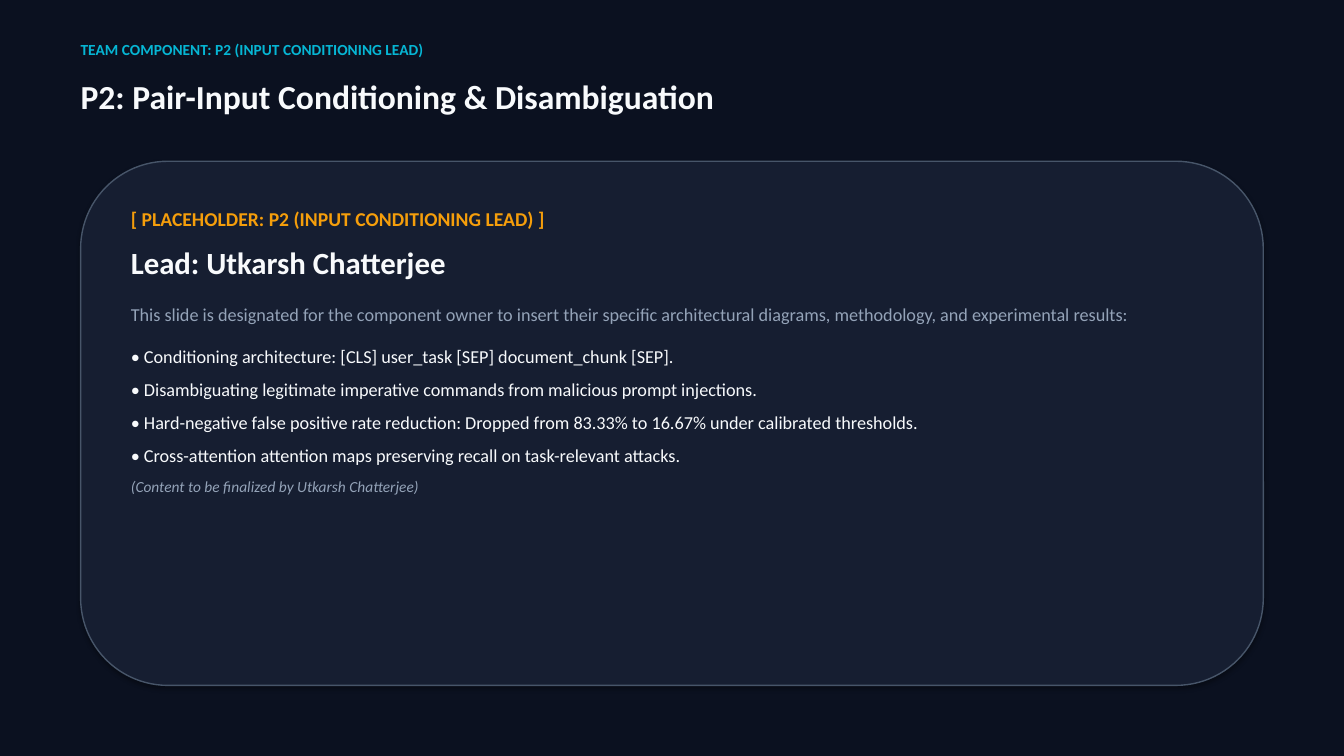
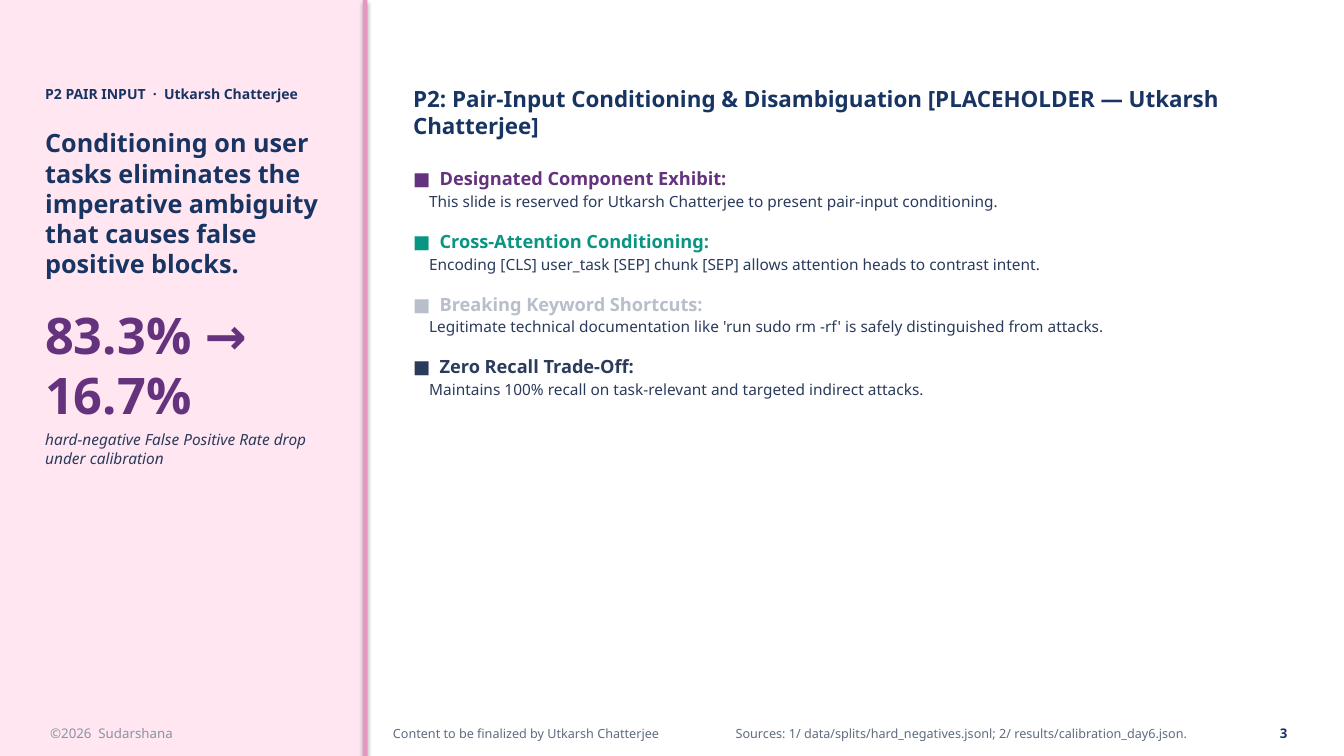
Before and after one commit to HarK-github/Sudarshana, a slide deck: slide 3 of reports/Sudarshana_Project_Presentation.pptx. Drawn at 1344x756 pixels with LibreOffice and Linux fonts; fonts in the diff are those of the drawing. Boxes give left, top, right and bottom in pixels: in the first picture for what was removed or moved away, otherwise in the second. Text is boxed around its words. In the diff, an @@ line names an element or a change of style, - is before the commit and + after.

```diff
--- a/reports/Sudarshana_Project_Presentation.pptx
+++ b/reports/Sudarshana_Project_Presentation.pptx
@@ background #0B1120 to #FFFFFF @@
@@ rectangle added at <box>0,0,363,756</box>, fill #FFE6F1 @@
@@ rectangle added at <box>363,0,367,756</box>, fill #E596C3 @@
@@ text removed at <box>81,44,423,57</box> @@
-TEAM COMPONENT: P2 (INPUT CONDITIONING LEAD)
@@ text added at <box>45,88,318,464</box>, 18 pt, text #173462, bold @@
+P2 PAIR INPUT · Utkarsh Chatterjee
+Conditioning on user tasks eliminates the imperative ambiguity that causes false positive blocks.
+83.3% → 16.7%
+hard-negative False Positive Rate drop under calibration
@@ text removed at <box>81,85,714,115</box> @@
-P2: Pair-Input Conditioning & Disambiguation
@@ text at <box>413,90,1219,399</box>: text changed; size 13 to 11 pt; font Calibri to Noto Sans; text colour #F8FAFC to #2A3B5C @@
-[ PLACEHOLDER: P2 (INPUT CONDITIONING LEAD) ]
-Lead: Utkarsh Chatterjee
-This slide is designated for the component owner to insert their specific architectural diagrams, methodology, and experimental results:
-• Conditioning architecture: [CLS] user_task [SEP] document_chunk [SEP].
-• Disambiguating legitimate imperative commands from malicious prompt injections.
-• Hard-negative false positive rate reduction: Dropped from 83.33% to 16.67% under calibrated thresholds.
-• Cross-attention attention maps preserving recall on task-relevant attacks.
-(Content to be finalized by Utkarsh Chatterjee)
+P2: Pair-Input Conditioning & Disambiguation [PLACEHOLDER — Utkarsh Chatterjee]
+■ Designated Component Exhibit:
+This slide is reserved for Utkarsh Chatterjee to present pair-input conditioning.
+■ Cross-Attention Conditioning:
+Encoding [CLS] user_task [SEP] chunk [SEP] allows attention heads to contrast intent.
+■ Breaking Keyword Shortcuts:
+Legitimate technical documentation like 'run sudo rm -rf' is safely distinguished from attacks.
+■ Zero Recall Trade-Off:
+Maintains 100% recall on task-relevant and targeted indirect attacks.
@@ rounded rectangle removed at <box>81,161,1263,686</box> @@
@@ text added at <box>50,728,172,738</box>, 9.5 pt, text #8A93A3 @@
+©2026 Sudarshana
@@ text added at <box>393,728,659,741</box>, 9 pt, text #5F6B80 @@
+Content to be finalized by Utkarsh Chatterjee
@@ text added at <box>736,728,1187,741</box>, 9 pt, text #5F6B80 @@
+Sources: 1/ data/splits/hard_negatives.jsonl; 2/ results/calibration_day6.json.
@@ text added at <box>1280,728,1288,738</box>, 9.5 pt, text #173462, bold @@
+3
```
Also in this commit, not shown: 6 other slides changed, 3 slides added, 3 slides removed, 4 other files.
